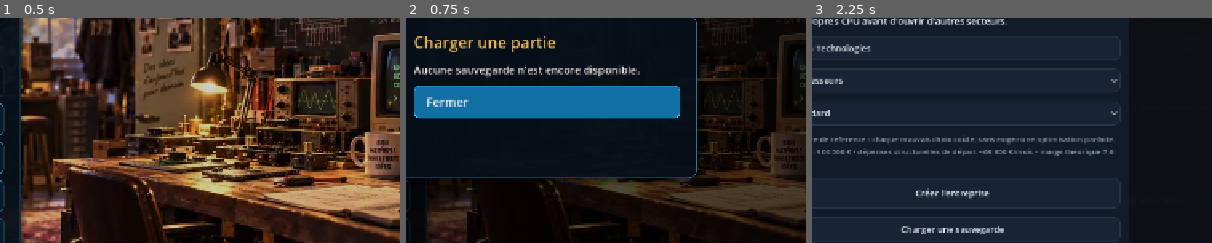
Above: before the commit, frames 1-3 (left to right).
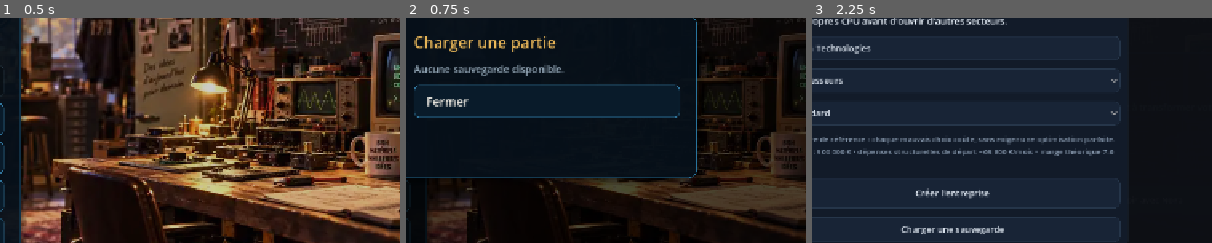
Above: after the commit, the same moments.

Repository: vadorus/addonhardwaregame2d
Game: Godot game, scene res://ui/MainMenuV031.tscn
Same seed, same stepped clock (60 frames per second), same inputs: the game is played once before the commit and once after it.
Inputs:
- Up to frame 1 (0.5 s): no input
- Up to frame 2 (0.75 s): click "Charger" at 0.5 s
- Up to frame 3 (2.25 s): click "Fermer" at 1.25 s; click "Nouvelle partie" at 2 s
The pictures show only the part of the screen within x 32-82%, y 32-82%; the shares and areas given below are measured in that part.

Frame 1 is identical in both runs. In frame 2, 12% of the frame differs, in the area x 2-69%, y 20-45%; in frame 3, nothing differs.

Commit message:
feat(menu): add multi-slot save browser and safe new-game slot selection

Diff:
--- a/ui/MainMenuV031.gd
+++ b/ui/MainMenuV031.gd
@@ -3,7 +3,6 @@
 const MENU_BACKGROUND: Texture2D = preload("res://assets/ui/runtime/menu/menu_background_1971.webp")
 const GAME_LOGO: Texture2D = preload("res://assets/ui/runtime/branding/tech_empire_logo.webp")
 const GAME_SCENE := "res://main.tscn"
-const CURRENT_SAVE := "user://tech_empire_save.json"
 
 const NAVY := Color("#081624")
 const NAVY_SOFT := Color("#0d2234")
@@ -200,27 +199,111 @@
 	return style
 
 func _refresh_save_status() -> void:
-	var has_save := FileAccess.file_exists(CURRENT_SAVE)
+	var has_save := SaveManager.has_any_save()
 	_continue_button.disabled = not has_save
 	if has_save:
-		_status_label.text = "Une sauvegarde est disponible. Reprenez votre entreprise là où vous l'avez laissée."
+		var latest := SaveManager.get_latest_slot_id()
+		_status_label.text = "Sauvegardes disponibles • Continuer reprendra la partie la plus récente (%s)." % latest
 	else:
 		_status_label.text = "Aucune sauvegarde pour le moment. Commencez votre aventure en 1971."
 
 func _new_game() -> void:
+	var empty_slot := SaveManager.first_empty_slot()
+	if SaveManager.slot_exists(empty_slot):
+		_show_message("Nouvelle partie", "Les 5 emplacements sont utilisés. Chargez une partie existante ou libérez un emplacement avant de recommencer.")
+		return
+	SaveManager.set_current_slot(empty_slot)
 	get_tree().change_scene_to_file(GAME_SCENE)
 
 func _continue_game() -> void:
-	if SaveManager.load_game():
+	if SaveManager.load_latest_game():
 		get_tree().change_scene_to_file(GAME_SCENE)
 	else:
 		_refresh_save_status()
 
 func _load_game() -> void:
-	if FileAccess.file_exists(CURRENT_SAVE):
-		_continue_game()
+	_show_save_slots()
+
+func _show_save_slots() -> void:
+	_clear_modal_content()
+	_modal_title.text = "Charger une partie"
+	var found := false
+	for slot_value in SaveManager.list_slots():
+		var slot: Dictionary = slot_value
+		if not bool(slot.get("exists", false)):
+			continue
+		found = true
+		var row := HBoxContainer.new()
+		row.add_theme_constant_override("separation", 8)
+		_modal_body.add_child(row)
+
+		var label := str(slot.get("company_name", slot.get("slot_name", "Entreprise")))
+		var slot_id := str(slot.get("slot_id", "slot_1"))
+		var load := _menu_button("%s  •  %d/%d/%d  •  %s €" % [
+			label,
+			int(slot.get("day", 1)),
+			int(slot.get("month", 1)),
+			int(slot.get("year", 1971)),
+			_format_money(int(slot.get("money", 0)))
+		])
+		load.size_flags_horizontal = Control.SIZE_EXPAND_FILL
+		load.pressed.connect(func(): _load_slot(slot_id))
+		row.add_child(load)
+
+		if slot_id != "legacy":
+			var delete := Button.new()
+			delete.text = "Supprimer"
+			delete.custom_minimum_size = Vector2(100, 48)
+			delete.pressed.connect(func(): _confirm_delete_slot(slot_id, label))
+			row.add_child(delete)
+
+	if not found:
+		var empty := Label.new()
+		empty.text = "Aucune sauvegarde disponible."
+		empty.add_theme_color_override("font_color", MUTED)
+		_modal_body.add_child(empty)
+
+	var close := _menu_button("Fermer")
+	close.pressed.connect(_close_modal)
+	_modal_body.add_child(close)
+	_modal_layer.visible = true
+
+func _load_slot(slot_id: String) -> void:
+	if SaveManager.load_game(slot_id):
+		get_tree().change_scene_to_file(GAME_SCENE)
 	else:
-		_show_message("Charger une partie", "Aucune sauvegarde n'est encore disponible.")
+		_show_message("Chargement", "Impossible de charger cet emplacement.")
+
+func _confirm_delete_slot(slot_id: String, label: String) -> void:
+	_clear_modal_content()
+	_modal_title.text = "Supprimer la sauvegarde ?"
+	var warning := Label.new()
+	warning.text = "%s sera définitivement supprimée." % label
+	warning.autowrap_mode = TextServer.AUTOWRAP_WORD_SMART
+	warning.add_theme_color_override("font_color", TEXT)
+	_modal_body.add_child(warning)
+	var confirm := _menu_button("Supprimer définitivement")
+	confirm.pressed.connect(func():
+		SaveManager.delete_slot(slot_id)
+		_refresh_save_status()
+		_show_save_slots()
+	)
+	_modal_body.add_child(confirm)
+	var cancel := _menu_button("Annuler", true)
+	cancel.pressed.connect(_show_save_slots)
+	_modal_body.add_child(cancel)
+	_modal_layer.visible = true
+
+func _format_money(value: int) -> String:
+	var raw := str(abs(value))
+	var result := ""
+	var count := 0
+	for i in range(raw.length() - 1, -1, -1):
+		if count > 0 and count % 3 == 0:
+			result = " " + result
+		result = raw.substr(i, 1) + result
+		count += 1
+	return ("-" if value < 0 else "") + result
 
 func _build_modal() -> void:
 	_modal_layer = CanvasLayer.new()
